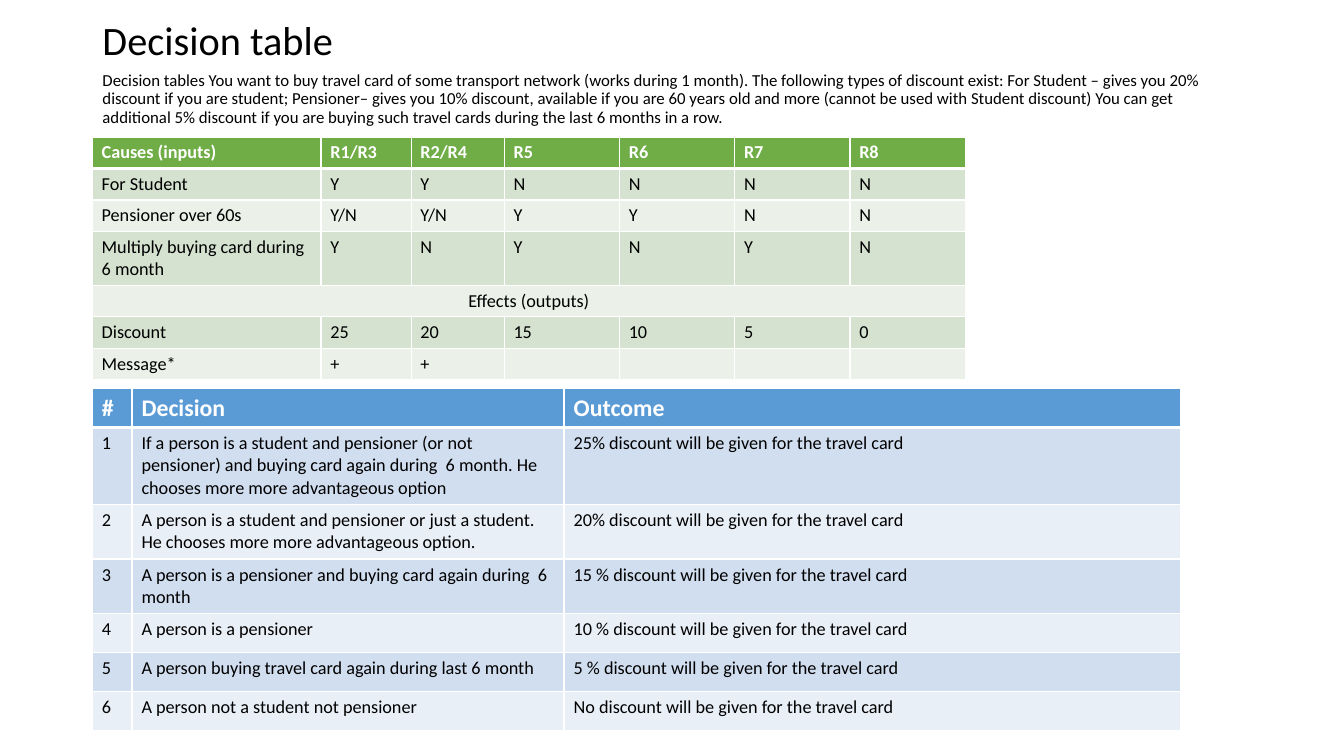
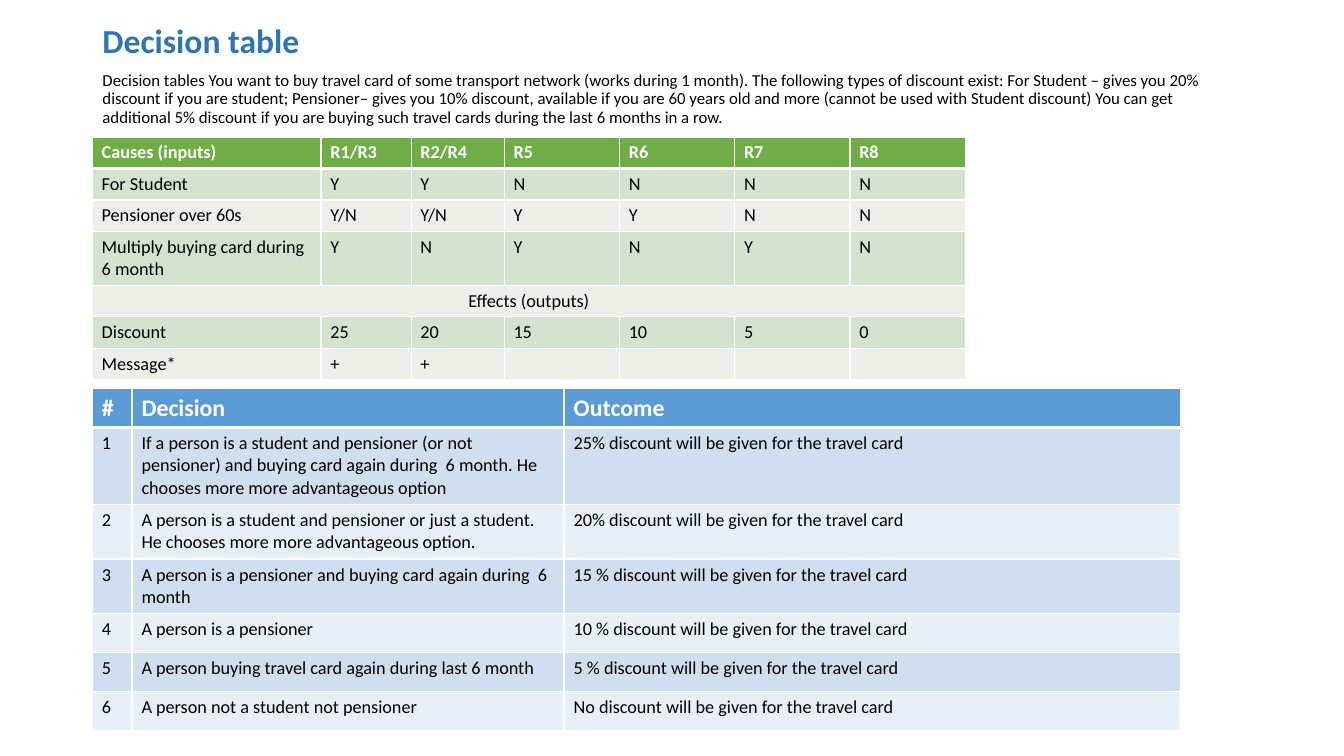
Before and after one commit to nromanen/pratical_testing_2022, a slide deck: slide 5 of Variant5.pptx (slide 4 before the commit). Drawn at 1344x756 pixels with LibreOffice and Linux fonts; fonts in the diff are those of the drawing. Boxes give left, top, right and bottom in pixels: in the first picture for what was removed or moved away, otherwise in the second. Text is boxed around its words. In the diff, an @@ line names an element or a change of style, - is before the commit and + after.

```diff
--- a/Variant5.pptx
+++ b/Variant5.pptx
@@ title "Decision table" at [102, 29, 299, 54]: size 28.8 to 24 pt, text colour #000000 to #2E75B6, bold on @@
```
Also in this commit, not shown: 4 other slides changed, 1 slide added.
